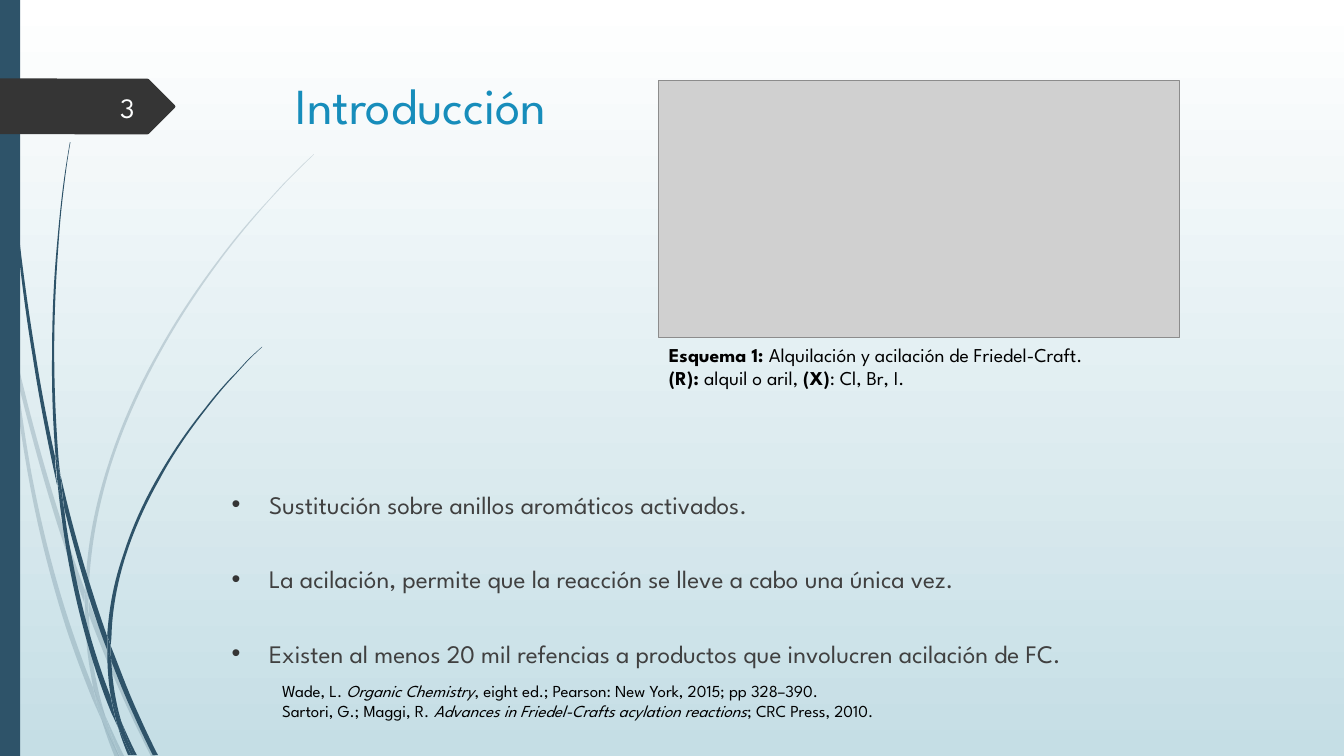
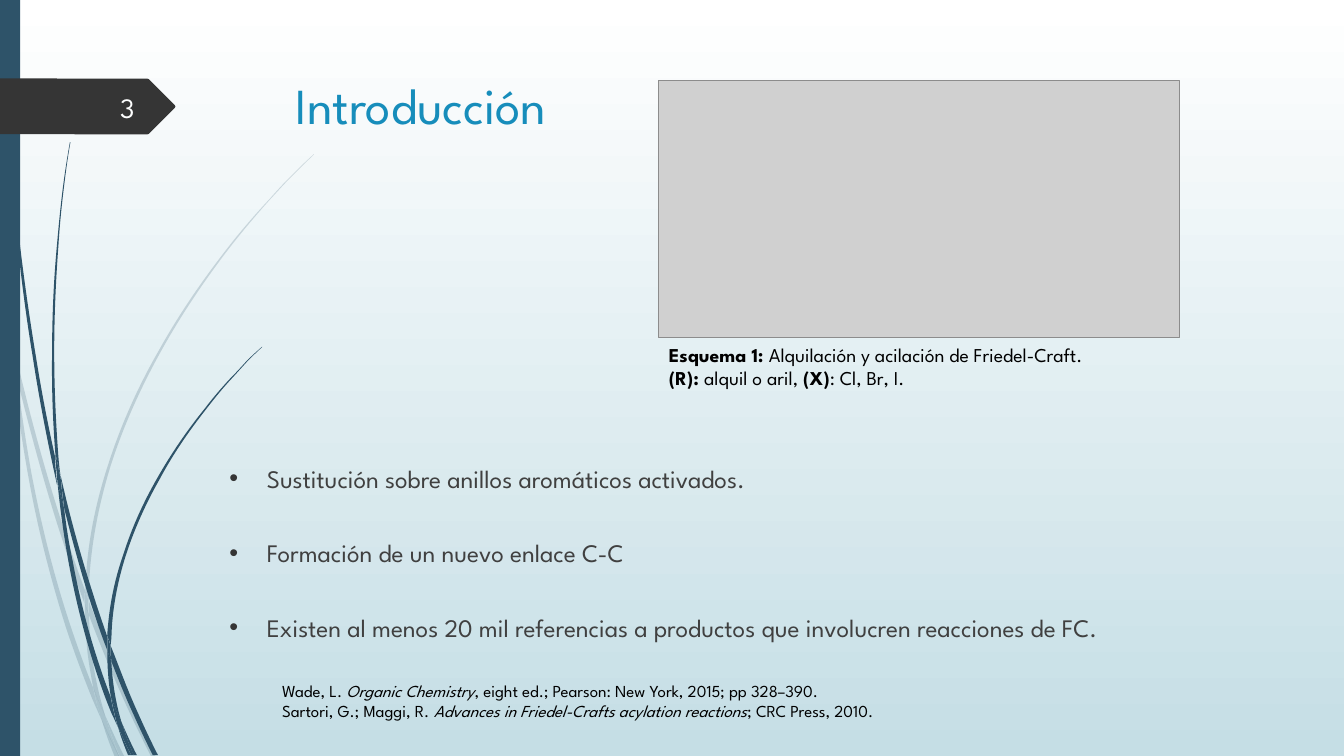
Before and after one commit to jsbarbosa/organica3, a slide deck: slide 3 of 5-AcilacionFC/seminario/AcilacionFC.ppt. Drawn at 1344x756 pixels with LibreOffice and Linux fonts; fonts in the diff are those of the drawing; grey boxes stand for pictures. Boxes give left, top, right and bottom in pixels: in the first picture for what was removed or moved away, otherwise in the second. Text is boxed around its words. In the diff, an @@ line names an element or a change of style, - is before the commit and + after.

```diff
--- a/5-AcilacionFC/seminario/AcilacionFC.ppt
+++ b/5-AcilacionFC/seminario/AcilacionFC.ppt
@@ text "Sustitución sobre anillos aromáticos activados.": place and size @@
-text "Sustitución sobre anillos aromáticos activados." at [269,496,1061,669]
+text "Sustitución sobre anillos aromáticos activados." at [267,470,1097,643]
@@ text at [267,544,1097,643]: text changed @@
-• La acilación, permite que la reacción se lleve a cabo una única vez.
-• Existen al menos 20 mil refencias a productos que involucren acilación de FC.
+• Formación de un nuevo enlace C-C
+• Existen al menos 20 mil referencias a productos que involucren reacciones de FC.
```
Also in this commit, not shown: 4 other slides changed, 1 slide added, 16 other files.
